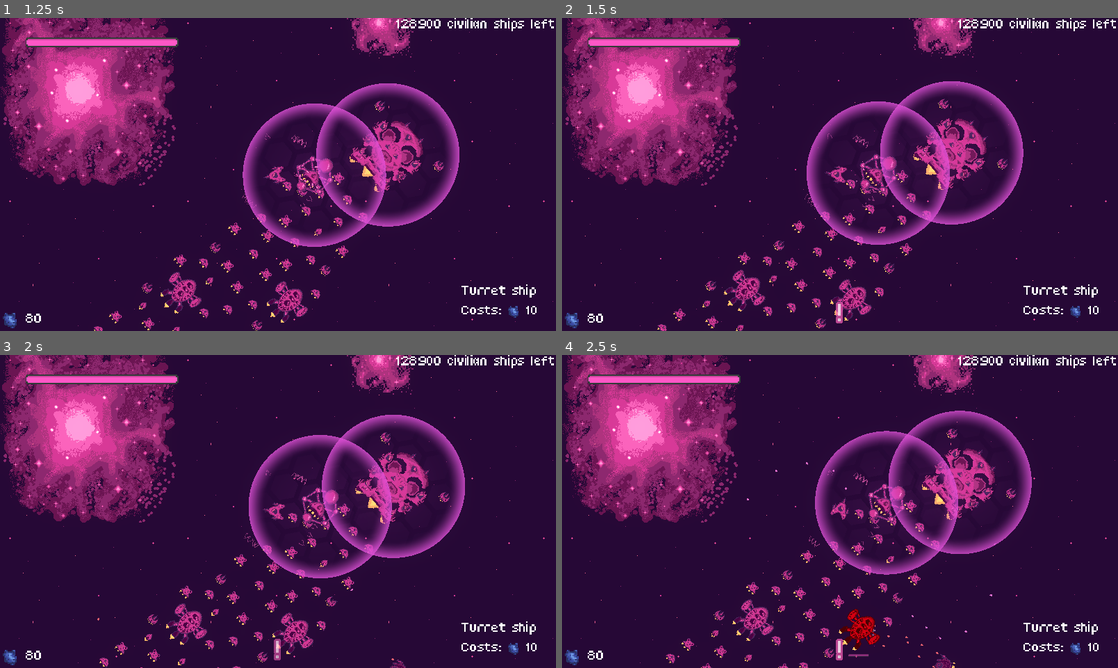
Above: before the commit, frames 1-4 (two rows, left to right).
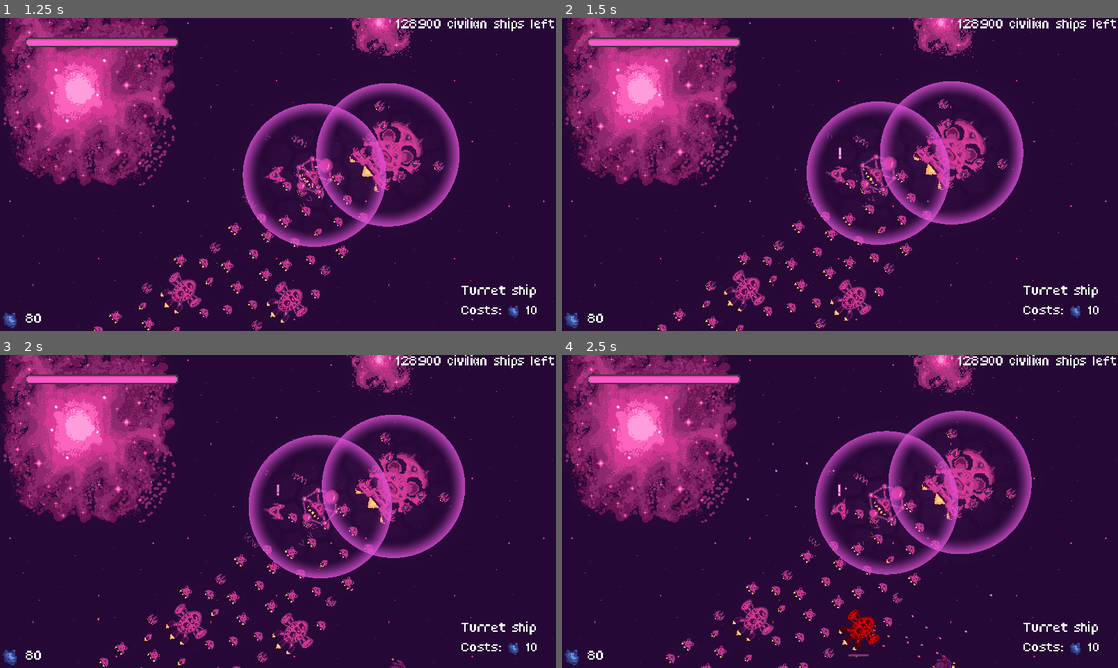
Above: after the commit, the same moments.

Repository: bear-minimum-studio/space-bear
Game: Godot game, scene res://Game.tscn
Same seed, same stepped clock (60 frames per second), same inputs: the game is played once before the commit and once after it.
Inputs:
- Up to frame 1 (1.25 s): tap Enter (upgrade) at 0.5 s; hold Right (turn_right) from 0.53 s (still down); hold X (cycle_selection) from 0.53 s (still down)
- Up to frame 2 (1.5 s): release Right (turn_right) at 1.28 s; release X (cycle_selection) at 1.28 s; hold Ctrl (brake) from 1.28 s (still down); tap Down (decelerate) at 1.35 s
- Up to frame 3 (2 s): keep holding Ctrl (brake)
- Up to frame 4 (2.5 s): release Ctrl (brake) at 2.03 s; hold Right (turn_right) from 2.03 s (still down); hold Space (fire) from 2.03 s (still down)

Frame 1 is identical in both runs. In frame 2, 0.1% of the frame differs, in the area x 49-51%, y 41-98%; in frame 3, 0.1%; in frame 4, 0.1%.

Commit message:
feat: add under attack hud on top of player

Diff:
--- a/AbstractGame.tscn
+++ b/AbstractGame.tscn
@@ -1,11 +1,10 @@
-[gd_scene load_steps=11 format=3 uid="uid://dfsixgko8uqlv"]
+[gd_scene load_steps=10 format=3 uid="uid://dfsixgko8uqlv"]
 
 [ext_resource type="Script" path="res://AbstractGame.gd" id="1_6gu75"]
 [ext_resource type="Texture2D" uid="uid://y8k8tjlbaga2" path="res://ui/progress_bar.png" id="2_ghdyu"]
 [ext_resource type="Texture2D" uid="uid://bjrex6bt8fjba" path="res://ui/progress_bar_fill.png" id="3_egoyd"]
 [ext_resource type="Script" path="res://hud/Health.gd" id="4_ux4s4"]
 [ext_resource type="Script" path="res://hud/CiviliansLeft.gd" id="5_oa3xf"]
-[ext_resource type="PackedScene" uid="uid://djt0jq7486mc6" path="res://hud/UnderAttack.tscn" id="7_kacti"]
 [ext_resource type="PackedScene" uid="uid://dsmalws6v4e8y" path="res://ui/game-over/GameOver.tscn" id="8_rpob0"]
 [ext_resource type="PackedScene" uid="uid://dc3c33hwkauei" path="res://hud/UpgradeSelection.tscn" id="9_6p8ox"]
 [ext_resource type="PackedScene" uid="uid://d0rrwdxtxpel4" path="res://ui/level-end/LevelEnd.tscn" id="9_chrlk"]
@@ -48,8 +47,6 @@
 horizontal_alignment = 2
 script = ExtResource("5_oa3xf")
 
-[node name="UnderAttack" parent="CanvasLayer" instance=ExtResource("7_kacti")]
-
 [node name="GameOver" parent="CanvasLayer" instance=ExtResource("8_rpob0")]
 visible = false
 
--- a/hud/UnderAttack.tscn
+++ b/hud/UnderAttack.tscn
@@ -18,8 +18,9 @@
 "values": [Color(1, 1, 1, 1), Color(1, 1, 1, 0.313726), Color(1, 1, 1, 1)]
 }
 
-[sub_resource type="Animation" id="Animation_ba5k3"]
-length = 0.001
+[sub_resource type="Animation" id="Animation_h8xgk"]
+resource_name = "Hidden"
+length = 0.1
 tracks/0/type = "value"
 tracks/0/imported = false
 tracks/0/enabled = true
@@ -30,7 +31,7 @@
 "times": PackedFloat32Array(0),
 "transitions": PackedFloat32Array(1),
 "update": 0,
-"values": [Color(1, 1, 1, 1)]
+"values": [Color(1, 1, 1, 0)]
 }
 
 [sub_resource type="Animation" id="Animation_ynb1u"]
@@ -48,9 +49,8 @@
 "values": [Color(1, 1, 1, 1), Color(1, 1, 1, 0)]
 }
 
-[sub_resource type="Animation" id="Animation_h8xgk"]
-resource_name = "Hidden"
-length = 0.1
+[sub_resource type="Animation" id="Animation_ba5k3"]
+length = 0.001
 tracks/0/type = "value"
 tracks/0/imported = false
 tracks/0/enabled = true
@@ -61,7 +61,7 @@
 "times": PackedFloat32Array(0),
 "transitions": PackedFloat32Array(1),
 "update": 0,
-"values": [Color(1, 1, 1, 0)]
+"values": [Color(1, 1, 1, 1)]
 }
 
 [sub_resource type="AnimationLibrary" id="AnimationLibrary_n4vlv"]
@@ -117,22 +117,14 @@
 
 [node name="Label" type="Label" parent="."]
 layout_mode = 1
-anchors_preset = 7
-anchor_left = 0.5
-anchor_top = 1.0
-anchor_right = 0.5
-anchor_bottom = 1.0
-offset_left = -88.5
-offset_top = -16.0
-offset_right = 88.5
-grow_horizontal = 2
-grow_vertical = 0
+offset_left = -3.0
+offset_top = -18.0
+offset_right = 7.0
+offset_bottom = 35.0
 theme_override_colors/font_outline_color = Color(0.94902, 0.372549, 0.709804, 1)
 theme_override_constants/outline_size = 7
-theme_override_font_sizes/font_size = 20
+theme_override_font_sizes/font_size = 40
 text = "!"
-horizontal_alignment = 1
-vertical_alignment = 1
 
 [node name="AnimationPlayer" type="AnimationPlayer" parent="."]
 speed_scale = 0.7
--- a/player/Player.tscn
+++ b/player/Player.tscn
@@ -16,6 +16,7 @@
 [ext_resource type="PackedScene" uid="uid://g2uw1el2x1ea" path="res://hud/radar/PlayerRadar.tscn" id="14_fhr4g"]
 [ext_resource type="PackedScene" uid="uid://dgesufvtht7nu" path="res://npc/AutoTurret.tscn" id="15_5mq6c"]
 [ext_resource type="PackedScene" uid="uid://boraidb6nocfq" path="res://npc/Turret.tscn" id="15_du3jo"]
+[ext_resource type="PackedScene" uid="uid://djt0jq7486mc6" path="res://hud/UnderAttack.tscn" id="17_umsx8"]
 
 [sub_resource type="CapsuleShape2D" id="CapsuleShape2D_nobpd"]
 radius = 57.4704
@@ -30,6 +31,13 @@
 stream_1/weight = 1.0
 stream_2/stream = ExtResource("6_qqyb8")
 stream_2/weight = 1.0
+
+[sub_resource type="GDScript" id="GDScript_gcn6k"]
+script/source = "extends Node2D
+
+func _physics_process(_delta):
+	self.global_rotation = 0
+"
 
 [node name="Player" type="RigidBody2D"]
 z_index = 10
@@ -107,6 +115,13 @@
 position = Vector2(2.08165e-12, -20)
 turret_type = 1
 
+[node name="PlayerHUD" type="Node2D" parent="."]
+script = SubResource("GDScript_gcn6k")
+
+[node name="UnderAttack" parent="PlayerHUD" instance=ExtResource("17_umsx8")]
+offset_top = -64.0
+offset_bottom = -64.0
+
 [connection signal="nozzle_shoot_grappling_hook" from="P2Turret/P2TurretControl" to="." method="_on_p_2_turret_control_nozzle_shoot_grappling_hook"]
 [connection signal="dead" from="HealthSystem" to="." method="_on_health_system_dead"]
 [connection signal="hp_changed" from="HealthSystem" to="." method="_on_health_system_hp_changed"]
Not shown: 1 places in player/Player.tscn that only renumber resources
